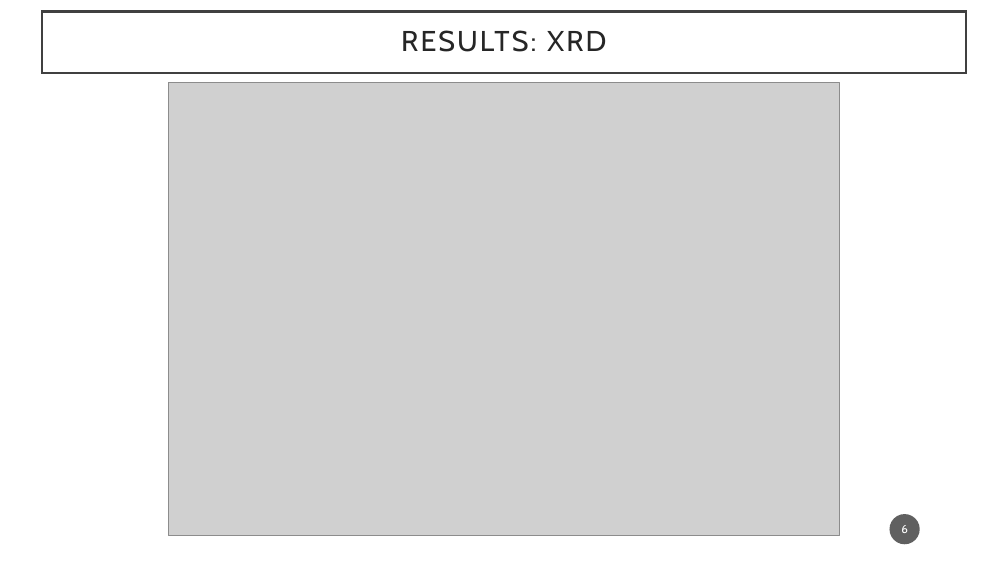
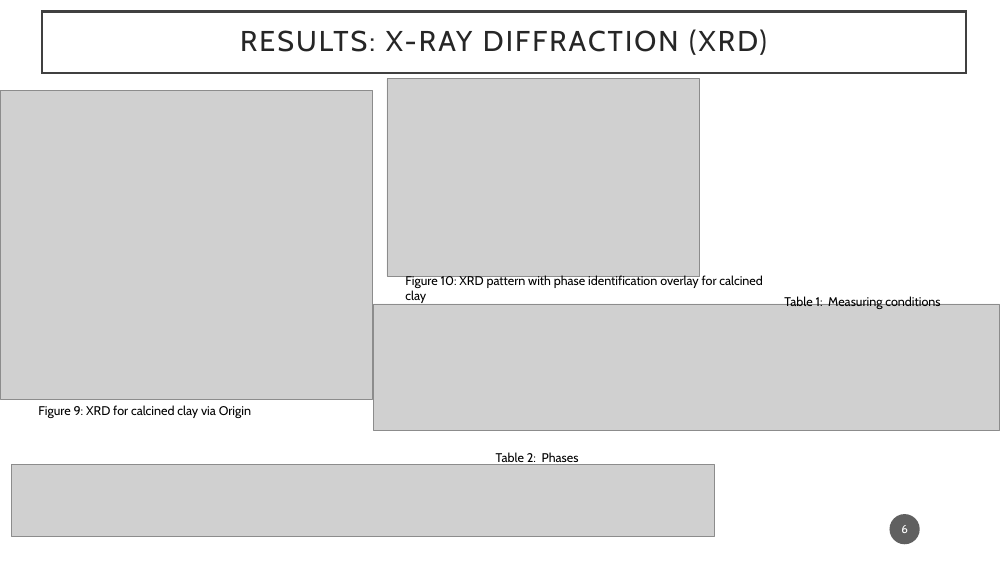
Before and after one commit to Ju-arch720/XRD_xls_raw_converter, a slide deck: slide 6 of Advanced_Characterization/Presentation_Adv_char.pptx. Drawn at 1008x567 pixels with LibreOffice and Linux fonts; fonts in the diff are those of the drawing; grey boxes stand for pictures; background and template pictures are left out. Boxes give left, top, right and bottom in pixels: in the first picture for what was removed or moved away, otherwise in the second. Text is boxed around its words. In the diff, an @@ line names an element or a change of style, - is before the commit and + after.

```diff
--- a/Advanced_Characterization/Presentation_Adv_char.pptx
+++ b/Advanced_Characterization/Presentation_Adv_char.pptx
@@ text in rectangle at [240, 29, 767, 55]: text changed @@
-RESULTS: XRD
+RESULTS: X-RAY DIFFRACTION (XRD)
@@ picture added at [387, 79, 699, 276] @@
@@ picture: place and size @@
-picture at [169, 82, 840, 535]
+picture at [0, 90, 373, 399]
@@ text added at [405, 275, 763, 303], 12 pt, text #000000 @@
+Figure 10: XRD pattern with phase identification overlay for calcined clay
@@ text added at [784, 295, 940, 309], 12 pt, text #000000 @@
+Table 1: Measuring conditions
@@ picture added at [374, 304, 1000, 430] @@
@@ text added at [38, 405, 251, 418], 12 pt, text #000000 @@
+Figure 9: XRD for calcined clay via Origin
@@ picture added at [11, 464, 715, 536] @@
@@ text added at [496, 452, 579, 466], 12 pt, text #000000 @@
+Table 2: Phases
```
Also in this commit, not shown: 8 other slides changed, 1 slide added, 1 slide removed, 28 other files.
